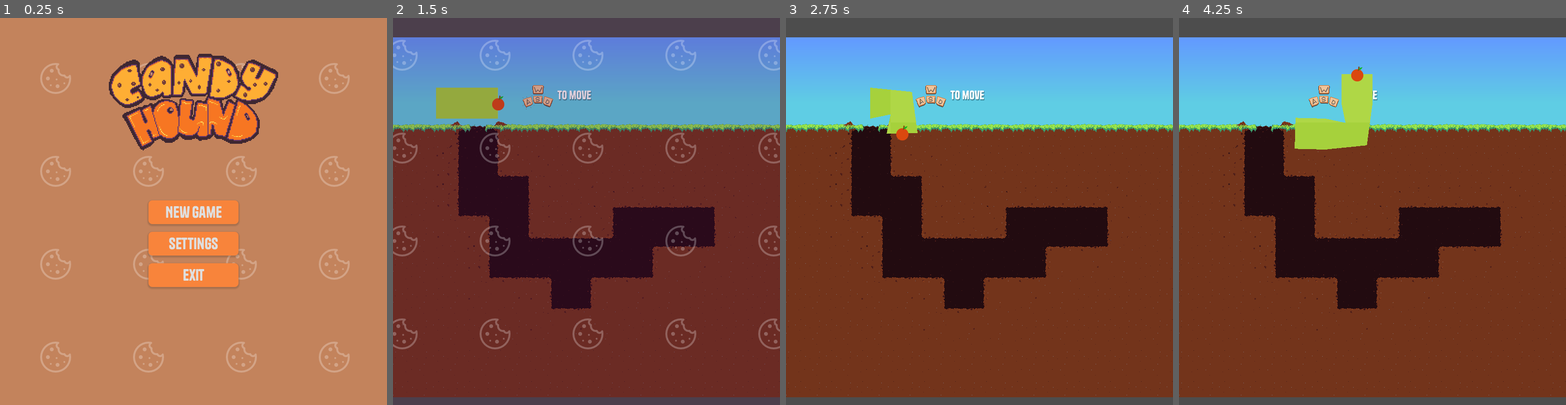
Above: before the commit, frames 1-4 (left to right).
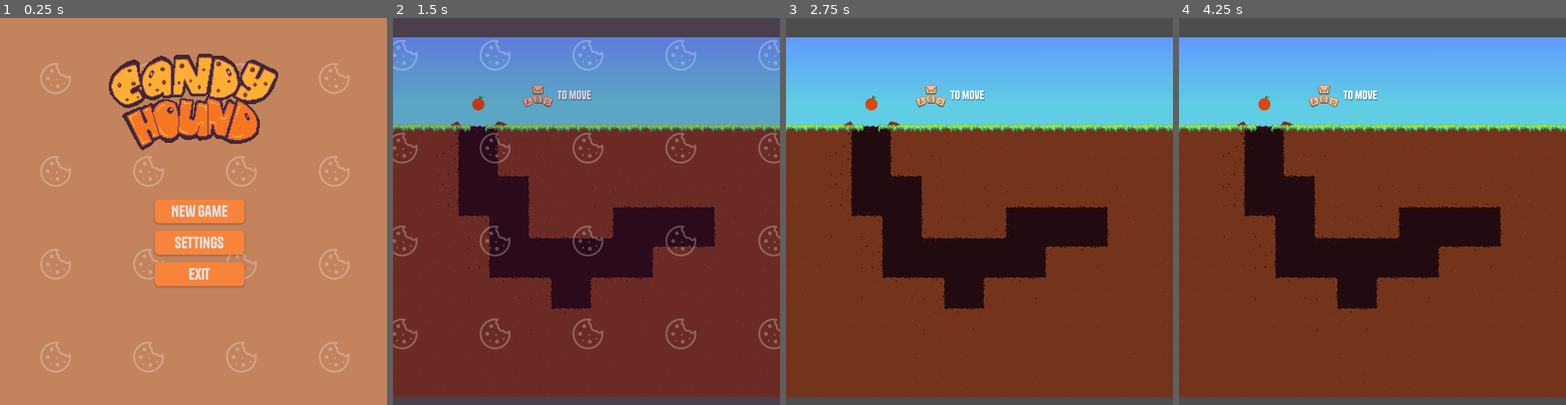
Above: after the commit, the same moments.

Repository: olferuk/brackeys-gamejam-2025.2
Game: Godot game, scene res://scenes/ui/main_menu.tscn
The game is run twice, just before and just after one commit, with the same random seed, the same clock (stepped at 60 frames per second) and the same inputs.
Inputs (mouse positions are in pixels of both pictures, inside the frame that each line leads up to):
- Up to frame 1 (0.25 s): no input
- Up to frame 2 (1.5 s): click "New Game" at 0.5 s; move the mouse to (671, 192) at 1.27 s; hold D (move_right) from 1.28 s (still down); hold 2 (shrink, bound only after the commit) from 1.28 s (still down)
- Up to frame 3 (2.75 s): tap E (shrink, bound only before the commit) at 1.55, 2.1 s; move the mouse to (902, 230) at 2.02 s; release D (move_right) at 2.03 s; release 2 (shrink, bound only after the commit) at 2.03 s; hold S (move_down) from 2.03 s (still down); tap T (stretch, bound only after the commit) at 2.3 s
- Up to frame 4 (4.25 s): move the mouse to (1411, 126) at 2.77 s; release S (move_down) at 2.78 s; hold D (move_right) 2.78-3.53 s; hold T (stretch, bound only after the commit) 2.78-3.53 s; tap Q (stretch, bound only before the commit) at 3.05, 3.6 s; move the mouse to (1353, 288) at 3.52 s; hold W (move_up) from 3.53 s (still down); tap 2 (shrink, bound only after the commit) at 3.8 s

The runs differ from the first frame. In frame 1, 1.7% of the frame differs, in the area x 38-64%, y 46-70%; in frame 2, 1.3%; in frame 3, 1.1%; in frame 4, 2.3%, in the area x 20-50%, y 12-34%.
Error after the commit: Invalid access to property or key 'cellSize' on a base object of type 'Node (global.gd)'. (res://src/player.gd:22)

Commit message:
Create dog procedurally

Diff:
--- a/project.godot
+++ b/project.godot
@@ -16,10 +16,10 @@
 
 [autoload]
 
-Consts="*res://scenes/global/consts.tscn"
 Global="*res://src/global/global.gd"
 SignalBus="*res://src/global/signal_bus.gd"
-Transition="*res://scenes/transition.tscn"
+Transition="*res://scenes/ui/transition.tscn"
+Consts="*res://scenes/global/consts.tscn"
 
 [display]
 
@@ -33,6 +33,7 @@
 [file_customization]
 
 folder_colors={
+"res://resources/": "orange",
 "res://scenes/": "yellow",
 "res://sfx/": "teal",
 "res://src/": "blue",
@@ -63,12 +64,22 @@
 }
 stretch={
 "deadzone": 0.2,
-"events": [Object(InputEventKey,"resource_local_to_scene":fa …(141 unchanged characters)… ":false,"keycode":0,"physical_keycode":81,"key_label":0,"unicode":113,"location":0,"echo":false,"script":null)
+"events": [Object(InputEventKey,"resource_local_to_scene":fa …(141 unchanged characters)… ":false,"keycode":0,"physical_keycode":84,"key_label":0,"unicode":116,"location":0,"echo":false,"script":null)
 ]
 }
 shrink={
 "deadzone": 0.2,
+"events": [Object(InputEventKey,"resource_local_to_scene":false,"resource_name":"","device":-1,"window_id":0,"alt_pressed":false,"shift_pressed":false,"ctrl_pressed":false,"meta_pressed":false,"pressed":false,"keycode":0,"physical_keycode":50,"key_label":0,"unicode":50,"location":0,"echo":false,"script":null)
+]
+}
+arms_towards_head={
+"deadzone": 0.2,
 "events": [Object(InputEventKey,"resource_local_to_scene":false,"resource_name":"","device":-1,"window_id":0,"alt_press …(192 unchanged characters)…
+]
+}
+arms_towards_tail={
+"deadzone": 0.2,
+"events": [Object(InputEventKey,"resource_local_to_scene":false,"resource_name":"","device":-1,"window_id":0,"alt_pressed":false,"shift_pressed":false,"ctrl_pressed":false,"meta_pressed":false,"pressed":false,"keycode":0,"physical_keycode":81,"key_label":0,"unicode":113,"location":0,"echo":false,"script":null)
 ]
 }
 
--- /dev/null
+++ b/resources/body_schema.gd
@@ -0,0 +1,20 @@
+class_name BodySchema
+extends Resource
+
+@export var tail_left: Vector2i
+@export var tail_right: Vector2i
+@export var tail_up: Vector2i
+@export var tail_down: Vector2i
+
+@export var head_left: Vector2i
+@export var head_right: Vector2i
+@export var head_up: Vector2i
+@export var head_down: Vector2i
+
+@export var body_h: Vector2i
+@export var body_v: Vector2i
+
+@export var body_c1100: Vector2i
+@export var body_c0110: Vector2i
+@export var body_c0011: Vector2i
+@export var body_c1001: Vector2i
--- a/scenes/level.tscn
+++ /dev/null
@@ -1,34 +0,0 @@
-[gd_scene load_steps=5 format=3 uid="uid://dx4q81jhs7kss"]
-
-[ext_resource type="Texture2D" uid="uid://t2yrofkqbcl1" path="res://vfx/Snake_spritesheet.png" id="1_w7c3h"]
-[ext_resource type="PackedScene" uid="uid://dn4oa1fk48to4" path="res://scenes/player.tscn" id="2_w8frs"]
-
-[sub_resource type="TileSetAtlasSource" id="TileSetAtlasSource_vryvt"]
-texture = ExtResource("1_w7c3h")
-texture_region_size = Vector2i(40, 40)
-0:0/0 = 0
-1:0/0 = 0
-2:0/0 = 0
-3:0/0 = 0
-4:0/0 = 0
-5:0/0 = 0
-6:0/0 = 0
-7:0/0 = 0
-0:1/0 = 0
-1:1/0 = 0
-2:1/0 = 0
-3:1/0 = 0
-4:1/0 = 0
-5:1/0 = 0
-6:1/0 = 0
-
-[sub_resource type="TileSet" id="TileSet_8j57x"]
-tile_size = Vector2i(40, 40)
-sources/0 = SubResource("TileSetAtlasSource_vryvt")
-
-[node name="Level" type="Node2D"]
-
-[node name="TileMapLayer" type="TileMapLayer" parent="."]
-tile_set = SubResource("TileSet_8j57x")
-
-[node name="Player" parent="." instance=ExtResource("2_w8frs")]
--- a/scenes/levels/level01.tscn
+++ b/scenes/levels/level01.tscn
@@ -1,9 +1,9 @@
 [gd_scene load_steps=7 format=4 uid="uid://n3bt253b7pmx"]
 
-[ext_resource type="Texture2D" uid="uid://u8nfmhqmjjyv" path="res://vfx/sky.png" id="1_g0jr5"]
-[ext_resource type="Texture2D" uid="uid://75q5ne5hh4as" path="res://vfx/ground-spritesheet.png" id="2_i4uh8"]
+[ext_resource type="Texture2D" uid="uid://u8nfmhqmjjyv" path="res://vfx/levels/sky.png" id="1_g0jr5"]
+[ext_resource type="Texture2D" uid="uid://75q5ne5hh4as" path="res://vfx/levels/ground-spritesheet.png" id="2_i4uh8"]
 [ext_resource type="PackedScene" uid="uid://cn8muomcp756l" path="res://scenes/ui/context_help.tscn" id="3_qwlqn"]
-[ext_resource type="PackedScene" uid="uid://dn4oa1fk48to4" path="res://scenes/player.tscn" id="4_i4uh8"]
+[ext_resource type="PackedScene" uid="uid://dn4oa1fk48to4" path="res://scenes/player/player.tscn" id="4_i4uh8"]
 
 [sub_resource type="TileSetAtlasSource" id="TileSetAtlasSource_o5qli"]
 texture = ExtResource("2_i4uh8")
--- /dev/null
+++ b/scenes/player/body_schema.tres
@@ -0,0 +1,21 @@
+[gd_resource type="Resource" script_class="BodySchema" load_steps=2 format=3 uid="uid://nc18bomblhw7"]
+
+[ext_resource type="Script" uid="uid://d2vtift18e3p4" path="res://resources/body_schema.gd" id="1_n3lhn"]
+
+[resource]
+script = ExtResource("1_n3lhn")
+tail_left = Vector2i(3, 0)
+tail_right = Vector2i(4, 0)
+tail_up = Vector2i(5, 0)
+tail_down = Vector2i(6, 0)
+head_left = Vector2i(3, 1)
+head_right = Vector2i(4, 1)
+head_up = Vector2i(5, 1)
+head_down = Vector2i(6, 1)
+body_h = Vector2i(0, 1)
+body_v = Vector2i(0, 2)
+body_c1100 = Vector2i(1, 0)
+body_c0110 = Vector2i(2, 0)
+body_c0011 = Vector2i(2, 1)
+body_c1001 = Vector2i(1, 1)
+metadata/_custom_type_script = "uid://d2vtift18e3p4"
--- /dev/null
+++ b/scenes/player/hound.tscn
@@ -0,0 +1,50 @@
+[gd_scene load_steps=8 format=3 uid="uid://dtvv1vd08dxpi"]
+
+[ext_resource type="Script" uid="uid://806q2dyjqodo" path="res://src/hound.gd" id="1_20k3t"]
+[ext_resource type="Texture2D" uid="uid://dd7eban8qfw4j" path="res://vfx/dog.png" id="2_ampte"]
+[ext_resource type="Resource" uid="uid://nc18bomblhw7" path="res://scenes/player/body_schema.tres" id="2_xekb5"]
+
+[sub_resource type="TileSetAtlasSource" id="TileSetAtlasSource_xekb5"]
+texture = ExtResource("2_ampte")
+texture_region_size = Vector2i(64, 64)
+0:0/0 = 0
+1:0/0 = 0
+2:0/0 = 0
+3:0/0 = 0
+4:0/0 = 0
+5:0/0 = 0
+6:0/0 = 0
+0:1/0 = 0
+1:1/0 = 0
+2:1/0 = 0
+3:1/0 = 0
+4:1/0 = 0
+5:1/0 = 0
+6:1/0 = 0
+0:2/0 = 0
+
+[sub_resource type="TileSet" id="TileSet_og5jt"]
+tile_size = Vector2i(64, 64)
+sources/0 = SubResource("TileSetAtlasSource_xekb5")
+
+[sub_resource type="TileSetAtlasSource" id="TileSetAtlasSource_iw5is"]
+texture = ExtResource("2_ampte")
+texture_region_size = Vector2i(64, 64)
+2:2/0 = 0
+3:2/0 = 0
+
+[sub_resource type="TileSet" id="TileSet_p2wvy"]
+tile_size = Vector2i(64, 64)
+sources/0 = SubResource("TileSetAtlasSource_iw5is")
+
+[node name="Hound" type="Node2D"]
+script = ExtResource("1_20k3t")
+body_schema = ExtResource("2_xekb5")
+
+[node name="DogBodyLayer" type="TileMapLayer" parent="."]
+tile_set = SubResource("TileSet_og5jt")
+
+[node name="FrontLegs" type="TileMapLayer" parent="."]
+tile_set = SubResource("TileSet_p2wvy")
+
+[node name="BodySections" type="Node2D" parent="."]
--- a/scenes/player.tscn
+++ b/scenes/player/player.tscn
@@ -13,4 +13,5 @@
 texture = ExtResource("2_dqkch")
 
 [node name="HeadSprite" type="Sprite2D" parent="."]
+position = Vector2(0.197842, 0)
 texture = ExtResource("3_qlg0r")
--- a/scenes/snake.tscn
+++ /dev/null
@@ -1,223 +0,0 @@
-[gd_scene load_steps=8 format=3 uid="uid://7ve7daq1umgj"]
-
-[ext_resource type="Texture2D" uid="uid://t2yrofkqbcl1" path="res://vfx/Snake_spritesheet.png" id="1_j2kkt"]
-
-[sub_resource type="AtlasTexture" id="AtlasTexture_opl32"]
-
-[sub_resource type="AtlasTexture" id="AtlasTexture_iujm3"]
-atlas = SubResource("AtlasTexture_opl32")
-
-[sub_resource type="TileSetAtlasSource" id="TileSetAtlasSource_vtpab"]
-texture = SubResource("AtlasTexture_iujm3")
-texture_region_size = Vector2i(17, 16)
-0:0/0 = 0
-1:0/0 = 0
-2:0/0 = 0
-3:0/0 = 0
-4:0/0 = 0
-5:0/0 = 0
-6:0/0 = 0
-7:0/0 = 0
-8:0/0 = 0
-9:0/0 = 0
-10:0/0 = 0
-11:0/0 = 0
-12:0/0 = 0
-13:0/0 = 0
-14:0/0 = 0
-15:0/0 = 0
-16:0/0 = 0
-17:0/0 = 0
-18:0/0 = 0
-19:0/0 = 0
-0:1/0 = 0
-1:1/0 = 0
-2:1/0 = 0
-3:1/0 = 0
-4:1/0 = 0
-5:1/0 = 0
-6:1/0 = 0
-7:1/0 = 0
-8:1/0 = 0
-9:1/0 = 0
-10:1/0 = 0
-11:1/0 = 0
-12:1/0 = 0
-13:1/0 = 0
-14:1/0 = 0
-15:1/0 = 0
-16:1/0 = 0
-17:1/0 = 0
-18:1/0 = 0
-19:1/0 = 0
-0:2/0 = 0
-1:2/0 = 0
-2:2/0 = 0
-3:2/0 = 0
-4:2/0 = 0
-5:2/0 = 0
-6:2/0 = 0
-7:2/0 = 0
-8:2/0 = 0
-9:2/0 = 0
-10:2/0 = 0
-11:2/0 = 0
-12:2/0 = 0
-13:2/0 = 0
-14:2/0 = 0
-15:2/0 = 0
-16:2/0 = 0
-17:2/0 = 0
-18:2/0 = 0
-19:2/0 = 0
-0:3/0 = 0
-1:3/0 = 0
-2:3/0 = 0
-3:3/0 = 0
-4:3/0 = 0
-5:3/0 = 0
-6:3/0 = 0
-7:3/0 = 0
-8:3/0 = 0
-9:3/0 = 0
-10:3/0 = 0
-11:3/0 = 0
-12:3/0 = 0
-13:3/0 = 0
-14:3/0 = 0
-15:3/0 = 0
-16:3/0 = 0
-17:3/0 = 0
-0:4/0 = 0
-1:4/0 = 0
-2:4/0 = 0
-3:4/0 = 0
-4:4/0 = 0
-5:4/0 = 0
-6:4/0 = 0
-7:4/0 = 0
-8:4/0 = 0
-9:4/0 = 0
-10:4/0 = 0
-11:4/0 = 0
-12:4/0 = 0
-13:4/0 = 0
-14:4/0 = 0
-15:4/0 = 0
-16:4/0 = 0
-17:4/0 = 0
-
-[sub_resource type="TileSetAtlasSource" id="TileSetAtlasSource_rwqi7"]
-texture = ExtResource("1_j2kkt")
-texture_region_size = Vector2i(40, 40)
-0:0/0 = 0
-1:0/0 = 0
-2:0/0 = 0
-3:0/0 = 0
-4:0/0 = 0
-5:0/0 = 0
-6:0/0 = 0
-7:0/0 = 0
-8:0/0 = 0
-9:0/0 = 0
-10:0/0 = 0
-11:0/0 = 0
-12:0/0 = 0
-13:0/0 = 0
-14:0/0 = 0
-15:0/0 = 0
-16:0/0 = 0
-17:0/0 = 0
-18:0/0 = 0
-19:0/0 = 0
-0:1/0 = 0
-1:1/0 = 0
-2:1/0 = 0
-3:1/0 = 0
-4:1/0 = 0
-5:1/0 = 0
-6:1/0 = 0
-7:1/0 = 0
-8:1/0 = 0
-9:1/0 = 0
-10:1/0 = 0
-11:1/0 = 0
-12:1/0 = 0
-13:1/0 = 0
-14:1/0 = 0
-15:1/0 = 0
-16:1/0 = 0
-17:1/0 = 0
-18:1/0 = 0
-19:1/0 = 0
-0:2/0 = 0
-1:2/0 = 0
-2:2/0 = 0
-3:2/0 = 0
-4:2/0 = 0
-5:2/0 = 0
-6:2/0 = 0
-7:2/0 = 0
-8:2/0 = 0
-9:2/0 = 0
-10:2/0 = 0
-11:2/0 = 0
-12:2/0 = 0
-13:2/0 = 0
-14:2/0 = 0
-15:2/0 = 0
-16:2/0 = 0
-17:2/0 = 0
-18:2/0 = 0
-19:2/0 = 0
-0:3/0 = 0
-1:3/0 = 0
-2:3/0 = 0
-3:3/0 = 0
-4:3/0 = 0
-5:3/0 = 0
-6:3/0 = 0
-7:3/0 = 0
-8:3/0 = 0
-9:3/0 = 0
-10:3/0 = 0
-11:3/0 = 0
-12:3/0 = 0
-13:3/0 = 0
-14:3/0 = 0
-15:3/0 = 0
-16:3/0 = 0
-17:3/0 = 0
-0:4/0 = 0
-1:4/0 = 0
-2:4/0 = 0
-3:4/0 = 0
-4:4/0 = 0
-5:4/0 = 0
-6:4/0 = 0
-7:4/0 = 0
-8:4/0 = 0
-9:4/0 = 0
-10:4/0 = 0
-11:4/0 = 0
-12:4/0 = 0
-13:4/0 = 0
-14:4/0 = 0
-15:4/0 = 0
-16:4/0 = 0
-17:4/0 = 0
-
-[sub_resource type="TileSet" id="TileSet_c6obg"]
-tile_size = Vector2i(40, 40)
-sources/0 = SubResource("TileSetAtlasSource_vtpab")
-sources/1 = SubResource("TileSetAtlasSource_rwqi7")
-
-[sub_resource type="TileSet" id="TileSet_j2kkt"]
-
-[node name="Snake" type="Node2D"]
-
-[node name="SnakeApple" type="TileMapLayer" parent="."]
-tile_set = SubResource("TileSet_c6obg")
-
-[node name="TileMapLayer" type="TileMapLayer" parent="."]
-tile_set = SubResource("TileSet_j2kkt")
--- a/scenes/ui/context_help.tscn
+++ b/scenes/ui/context_help.tscn
@@ -1,7 +1,7 @@
 [gd_scene load_steps=14 format=3 uid="uid://cn8muomcp756l"]
 
 [ext_resource type="Texture2D" uid="uid://cx2xw7n1pbgfv" path="res://vfx/ui/wasd_hint.png" id="1_vmy67"]
-[ext_resource type="Theme" uid="uid://kv5hrut8ubdx" path="res://vfx/resources/dog_theme.tres" id="2_fw2f3"]
+[ext_resource type="Theme" uid="uid://kv5hrut8ubdx" path="res://vfx/dog_theme.tres" id="2_fw2f3"]
 
 [sub_resource type="AtlasTexture" id="AtlasTexture_ntk3x"]
 atlas = ExtResource("1_vmy67")
--- a/scenes/ui/main_menu.tscn
+++ b/scenes/ui/main_menu.tscn
@@ -1,12 +1,11 @@
-[gd_scene load_steps=9 format=3 uid="uid://dojcnpqub0xwa"]
+[gd_scene load_steps=8 format=3 uid="uid://dojcnpqub0xwa"]
 
 [ext_resource type="Script" uid="uid://3ihdh0qcjgeg" path="res://src/main_menu.gd" id="1_btxxm"]
 [ext_resource type="PackedScene" uid="uid://2q1fn1j0qqqv" path="res://scenes/ui/menu_background.tscn" id="2_wb0q5"]
 [ext_resource type="Shader" uid="uid://bomwc7ier3v6e" path="res://src/shaders/sine_float.gdshader" id="3_q85j6"]
 [ext_resource type="Texture2D" uid="uid://cswikx2iughtd" path="res://vfx/ui/title.png" id="4_8g5eo"]
-[ext_resource type="Theme" uid="uid://kv5hrut8ubdx" path="res://vfx/resources/dog_theme.tres" id="5_7suek"]
+[ext_resource type="Theme" uid="uid://kv5hrut8ubdx" path="res://vfx/dog_theme.tres" id="5_7suek"]
 [ext_resource type="AudioStream" uid="uid://36ec8a4kocru" path="res://sfx/wob.mp3" id="6_otr3d"]
-[ext_resource type="AudioStream" uid="uid://d1w0i1d8duyml" path="res://sfx/crunch.mp3" id="7_8ekit"]
 
 [sub_resource type="ShaderMaterial" id="ShaderMaterial_rtw2f"]
 shader = ExtResource("3_q85j6")
@@ -55,10 +54,10 @@
 anchor_top = 0.5
 anchor_right = 0.5
 anchor_bottom = 0.5
-offset_left = -89.0
-offset_top = -81.0
-offset_right = 89.0
-offset_bottom = 81.0
+offset_left = -76.1158
+offset_top = -153.11
+offset_right = 101.884
+offset_bottom = 149.89
 grow_horizontal = 2
 grow_vertical = 2
 theme = ExtResource("5_7suek")
@@ -95,7 +94,6 @@
 volume_db = -6.0
 
 [node name="ClickSound" type="AudioStreamPlayer2D" parent="ButtonsContainer"]
-stream = ExtResource("7_8ekit")
 volume_db = -6.0
 
 [connection signal="mouse_entered" from="ButtonsContainer/VBoxContainer/NewGame" to="." method="_on_new_game_mouse_entered"]
--- a/scenes/ui/settings_menu.tscn
+++ b/scenes/ui/settings_menu.tscn
@@ -2,7 +2,7 @@
 
 [ext_resource type="Script" uid="uid://cd52bsfpk2xnq" path="res://src/settings_menu.gd" id="1_0b1cv"]
 [ext_resource type="PackedScene" uid="uid://2q1fn1j0qqqv" path="res://scenes/ui/menu_background.tscn" id="2_yu862"]
-[ext_resource type="Theme" uid="uid://kv5hrut8ubdx" path="res://vfx/resources/dog_theme.tres" id="3_ywggk"]
+[ext_resource type="Theme" uid="uid://kv5hrut8ubdx" path="res://vfx/dog_theme.tres" id="3_ywggk"]
 [ext_resource type="FontFile" uid="uid://cledngpla3142" path="res://vfx/fonts/Tanker-Regular.otf" id="4_ngbvi"]
 
 [node name="SettingsMenu" type="Control"]
--- a/scenes/transition.tscn
+++ b/scenes/ui/transition.tscn
@@ -1,11 +1,11 @@
 [gd_scene load_steps=8 format=3 uid="uid://dogde3fpamwey"]
 
-[ext_resource type="Script" uid="uid://x40hywt55vjb" path="res://src/transition.gd" id="1_rerct"]
-[ext_resource type="Texture2D" uid="uid://tkjhbbx3v4bq" path="res://vfx/ui/cookie_tiled_icon.png" id="2_f0i4t"]
-[ext_resource type="Shader" uid="uid://qh05nsh2qp04" path="res://src/shaders/glider.gdshader" id="2_px735"]
+[ext_resource type="Script" uid="uid://x40hywt55vjb" path="res://src/transition.gd" id="1_ghw5a"]
+[ext_resource type="Shader" uid="uid://qh05nsh2qp04" path="res://src/shaders/glider.gdshader" id="2_c27ap"]
+[ext_resource type="Texture2D" uid="uid://tkjhbbx3v4bq" path="res://vfx/ui/cookie_tiled_icon.png" id="3_mpjqm"]
 
 [sub_resource type="ShaderMaterial" id="ShaderMaterial_xmi56"]
-shader = ExtResource("2_px735")
+shader = ExtResource("2_c27ap")
 shader_parameter/speed_x = 0.4
 shader_parameter/speed_y = 0.6
 
--- a/src/global/global.gd
+++ b/src/global/global.gd
@@ -1,35 +1,34 @@
 extends Node
 
-
 #var gameSpeed: float = 1.0
-
-var cellSize: float = 64
+var paused: bool = false
+var cell_size: float = 64.0
 
 #region Audio
 
-var _masterLevel: float = 1.0
-var _musicLevel: float = 1.0
-var _soundLevel: float = 1.0
+var _master_level: float = 1.0
+var _music_level: float = 1.0
+var _sound_level: float = 1.0
 
-var masterLevel:
+var master_level:
 	get:
-		return _masterLevel
+		return _master_level
 	set(value):
-		_masterLevel = clamp(value, 0, 1)
+		_master_level = clamp(value, 0, 1)
 		apply_audio()
 
-var musicLevel:
+var music_level:
 	get:
-		return _musicLevel
+		return _music_level
 	set(value):
-		_musicLevel = clamp(value, 0, 1)
+		_music_level = clamp(value, 0, 1)
 		apply_audio()
 
-var soundLevel:
+var sound_level:
 	get:
-		return _soundLevel
+		return _sound_level
 	set(value):
-		_soundLevel = clamp(value, 0, 1)
+		_sound_level = clamp(value, 0, 1)
 		apply_audio()
 
 func _linear_to_db_safe(v: float) -> float:
@@ -42,8 +41,8 @@
 	var music_idx := AudioServer.get_bus_index("Music")
 	var sfx_idx := AudioServer.get_bus_index("SoundEffects")
 
-	AudioServer.set_bus_volume_db(master_idx, _linear_to_db_safe(masterLevel))
-	AudioServer.set_bus_volume_db(music_idx,  _linear_to_db_safe(musicLevel))
-	AudioServer.set_bus_volume_db(sfx_idx,    _linear_to_db_safe(soundLevel))
+	AudioServer.set_bus_volume_db(master_idx, _linear_to_db_safe(master_level))
+	AudioServer.set_bus_volume_db(music_idx, _linear_to_db_safe(music_level))
+	AudioServer.set_bus_volume_db(sfx_idx, _linear_to_db_safe(sound_level))
 
 #endregion
--- /dev/null
+++ b/src/hound.gd
@@ -0,0 +1,96 @@
+class_name Hound
+extends Node2D
+
+@onready var body_sections: Node2D = $BodySections
+@onready var dog_body_layer: TileMapLayer = $DogBodyLayer
+
+@export var body_schema: BodySchema
+
+enum SectionType {
+	HEAD,
+	TAIL,
+	BODY
+}
+
+var is_moving: bool = false
+
+func _ready() -> void:
+	var x := 0.
+	for t in [SectionType.TAIL, SectionType.BODY, SectionType.HEAD]:
+		_add_section(t, Vector2(x*Global.cell_size, 0), Vector2i.RIGHT)
+		x += 1
+
+func _unhandled_input(event: InputEvent) -> void:
+	if is_moving:
+		return
+
+	var dir := Vector2i.ZERO
+	if event.is_action_pressed("move_up"):
+		dir = Vector2i(0, -1)
+		print("^")
+	elif event.is_action_pressed("move_down"):
+		dir = Vector2i(0, 1)
+		print("v")
+	elif event.is_action_pressed("move_left"):
+		dir = Vector2i(-1, 0)
+		print("<")
+	elif event.is_action_pressed("move_right"):
+		dir = Vector2i(1, 0)
+		print(">")
+
+	if dir != Vector2i.ZERO:
+		#move_forward(dir)
+		pass
+#
+	#if event.is_action_pressed("stretch"): stretch()
+	#elif event.is_action_pressed("shrink"): shrink()
+
+func _add_section(section_type: SectionType, spawn_at: Vector2, orient_towards: Vector2i):
+	push_warning(section_type, spawn_at, orient_towards)
+	var cell: Vector2i = _get_atlas_coords(section_type, orient_towards)
+
+	# TODO: do not cut on the fly, pre-cut, put in a hidden group, copy whenever needed
+	var spr: Sprite2D = _extract_sprite(dog_body_layer, cell)
+	spr.position = spawn_at
+	body_sections.add_child(spr)
+
+func _get_atlas_coords(section_type: SectionType, orient_towards: Vector2i) -> Vector2i:
+	match section_type:
+		SectionType.TAIL:
+			match orient_towards:
+				Vector2i.LEFT:
+					return body_schema.tail_left
+				Vector2i.RIGHT:
+					return body_schema.tail_right
+				Vector2i.UP:
+					return body_schema.tail_up
+				Vector2i.DOWN:
+					return body_schema.tail_down
+		SectionType.HEAD:
+			match orient_towards:
+				Vector2i.LEFT:
+					return body_schema.head_left
+				Vector2i.RIGHT:
+					return body_schema.head_right
+				Vector2i.UP:
+					return body_schema.head_up
+				Vector2i.DOWN:
+					return body_schema.head_down
+		SectionType.BODY:
+			match orient_towards:
+				Vector2i.LEFT:
+					return body_schema.body_h
+				Vector2i.RIGHT:
+					return body_schema.body_h
+				Vector2i.UP:
+					return body_schema.body_v
+				Vector2i.DOWN:
+					return body_schema.body_v
+	return Vector2i.ZERO
+
+func _extract_sprite(ts: TileMapLayer, atlas_coords: Vector2i) -> Sprite2D:
+	var src = ts.tile_set.get_source(0) as TileSetAtlasSource
+	var region: Rect2i = src.get_tile_texture_region(atlas_coords)
+	var tex := AtlasTexture.new(); tex.atlas = src.get_texture(); tex.region = region
+	var spr := Sprite2D.new(); spr.texture = tex; spr.centered = false
+	return spr
Not shown, added: resources/body_schema.gd.uid
Not shown: 1 places in scenes/player/dog.tscn that only renumber resources
Not shown: 2 places in scenes/ui/transition.tscn that only renumber resources
Not shown, added: src/hound.gd.uid
Binary file removed: vfx/Snake_spritesheet.png
Binary file added: vfx/dog.png
Not shown, changed: vfx/dog.png.import
Renamed: vfx/resources/dog_theme.tres -> vfx/dog_theme.tres
Renamed: vfx/PoetsenOne-Regular.ttf -> vfx/fonts/PoetsenOne-Regular.ttf
Not shown, changed: vfx/fonts/PoetsenOne-Regular.ttf.import
Renamed: vfx/ground-spritesheet.png -> vfx/levels/ground-spritesheet.png
Not shown, changed: vfx/levels/ground-spritesheet.png.import
(and 2 more such lines)
